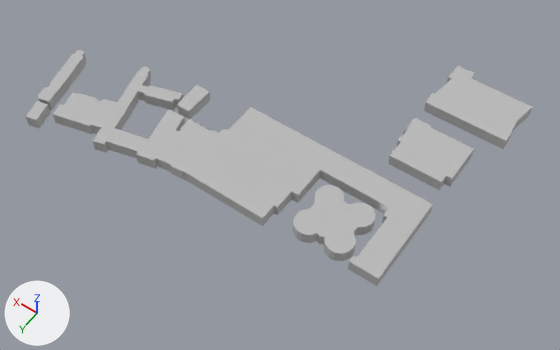
The OBJ model src/main/resources/models/B&W3rdFloor.obj as it was, and as the next commit left it.
Rendered twice from a 50 mm lens placed at (-25.4, 39.8, 59.0), pointed at (0.6, 3.4, 1.9). Arrows for +X, +Y and +Z are at lower left; the lights stay in place. Where no turn or scale is listed for an object, it has been applied to the vertices. Vertices at the same position are counted once.

The first picture shows 'B&W3rdFloor'.
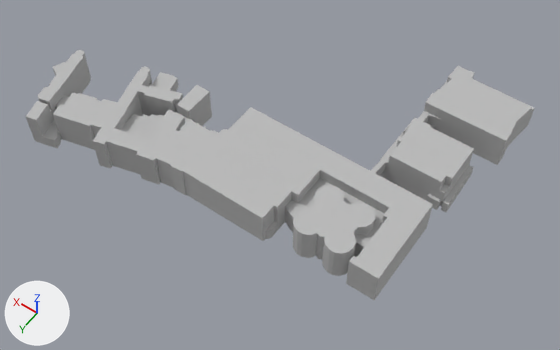
The newer file is also turned or shifted as a whole; pictures and numbers use the older file's frame.

Patch to the scene script:
```diff
--- a/src/main/resources/models/B&W3rdFloor.obj.py
+++ b/src/main/resources/models/B&W3rdFloor.obj.py
@@ me_b_w3rdfloor @@
 # used by ob_b_w3rdfloor; location = (0.0, 0.0, 0.0)
-me_b_w3rdfloor.from_pydata(...)  # 1416 vertices, 1402 faces; spans x -15.9..23.1, y -13.9..14.6, z 6.0..7.2
+me_b_w3rdfloor.from_pydata(...)  # 4094 vertices, 4041 faces; spans x -15.9..24.4, y -14.1..14.6, z 3.8..7.2
+# me_b_w3rdfloor part 1: a new loose piece of 1252 vertices spanning x -13.8..24.4, y 2.0..14.6, z 3.8..4.9, in mat_initialshadinggroup (grey #bcbcbc)
+# me_b_w3rdfloor part 2: a new loose piece of 66 vertices spanning x -15.9..-7.4, y -14.1..-7.4, z 3.8..4.9, in mat_initialshadinggroup (grey #bcbcbc)
+# me_b_w3rdfloor part 3: a new loose piece of 58 vertices spanning x -14.4..-7.5, y -5.4..-0.2, z 3.8..4.9, in mat_initialshadinggroup (grey #bcbcbc)
+# me_b_w3rdfloor part 4: 2 vertices moved within x -8.3, y -5.4..-0.5, z 6.1; 1302 vertices added at x -15.9..24.4, y -14.1..14.6, z 4.9..6.1
 me_b_w3rdfloor.materials.append(mat_initialshadinggroup)
```

Boxes (x1, y1, x2, y2) around the edits, measured in the pictures (560 x 350 px):
'B&W3rdFloor', reshaped: before (25, 50, 532, 286); after (25, 50, 534, 300)
part 1 of me_b_w3rdfloor, added: after (32, 70, 429, 300)
part 2 of me_b_w3rdfloor, added: after (427, 118, 531, 165)
part 3 of me_b_w3rdfloor, added: after (379, 165, 474, 212)
part 4 of me_b_w3rdfloor, built on: before (388, 156, 402, 170); after (29, 61, 534, 293)
